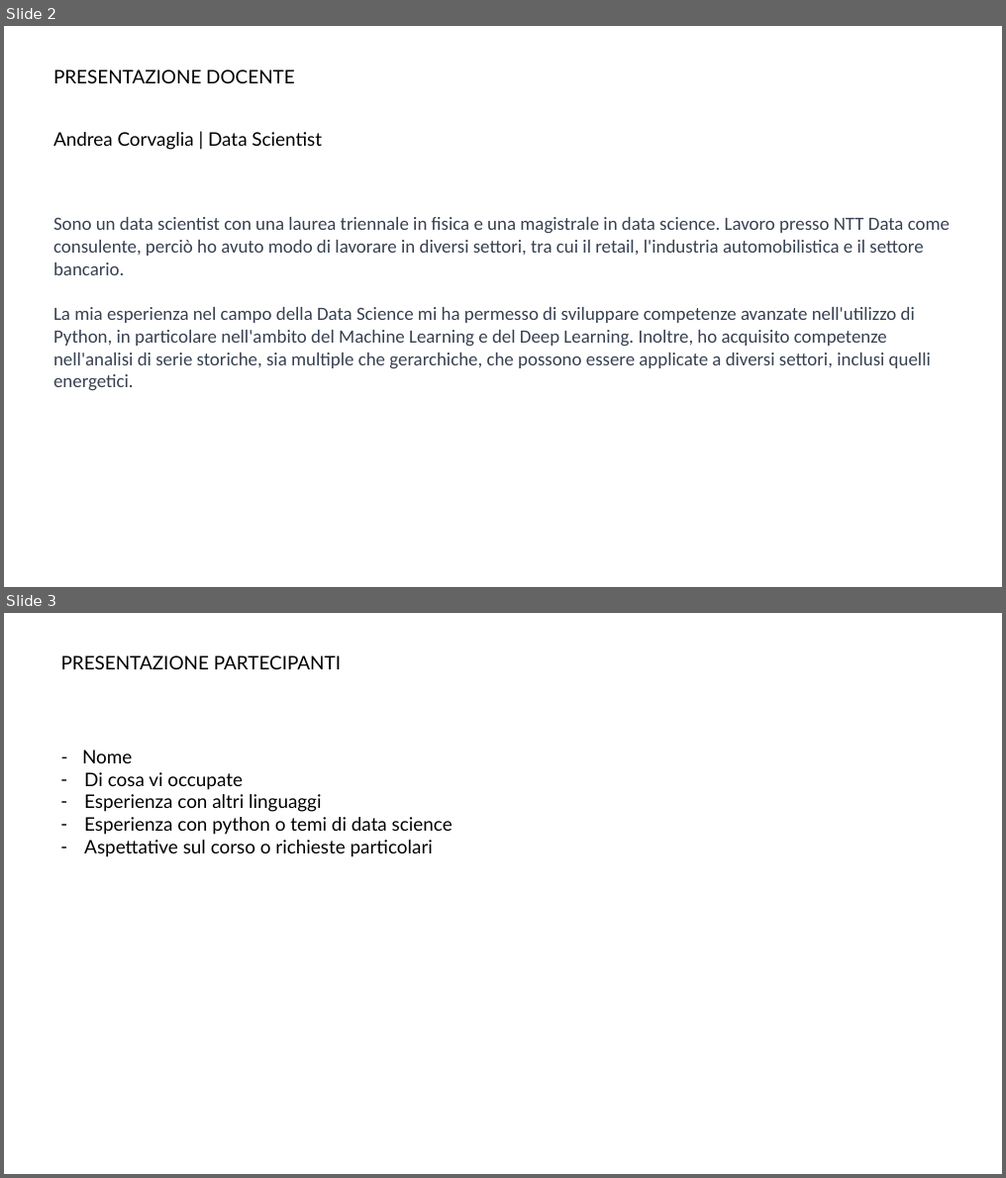
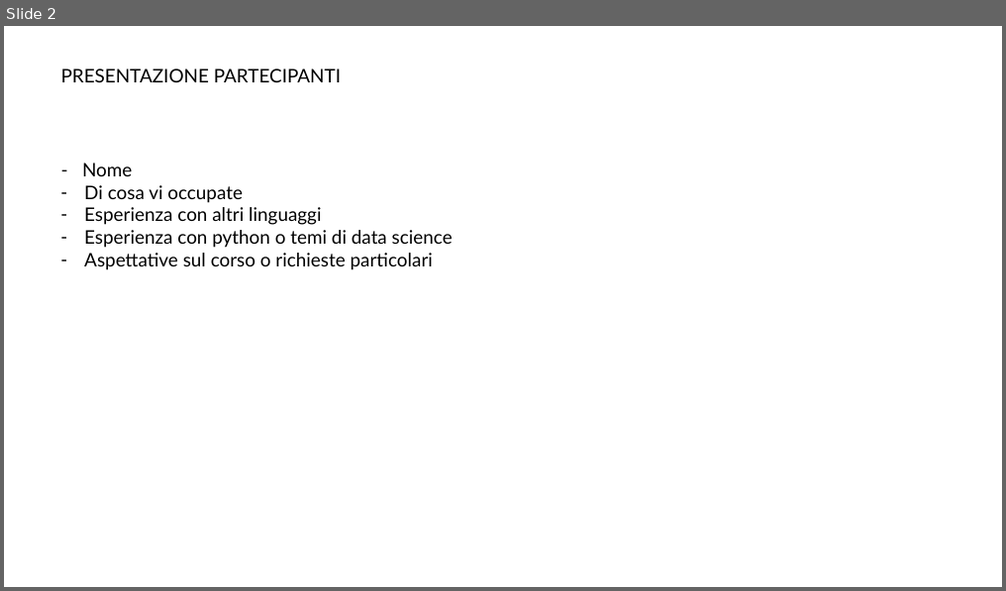
Before and after one commit to AndreaCorvaglia0/python-base, a slide deck: Presentazione_python_base.pptx. Shown one above the other, each under a label of ours: slides 2 and 3 before the commit, slide 2 after it. The pictures are 1006x1178 and 1006x591 pixels, drawn with LibreOffice and Linux fonts; fonts in the diff are those of the drawing; background and template pictures are left out. Boxes give left, top, right and bottom in pixels: in the first picture for what was removed or moved away, otherwise in the second. Text is boxed around its words. In the diff, an @@ line names an element or a change of style, - is before the commit and + after.

```diff
--- a/Presentazione_python_base.pptx
+++ b/Presentazione_python_base.pptx
@@ slide 2 removed at [4, 26, 1002, 587], background picture (left out) @@
@@ text removed at [54, 70, 294, 83] @@
-PRESENTAZIONE DOCENTE
@@ text removed at [54, 132, 322, 150] @@
-Andrea Corvaglia | Data Scientist
@@ text removed at [54, 217, 949, 391] @@
-Sono un data scientist con una laurea triennale in fisica e una magistrale in data science. Lavoro presso NTT Data come consulente, perciò ho avuto modo di lavorare in diversi settori, tra cui il retail, l'industria automobilistica e il settore bancario.
-La mia esperienza nel campo della Data Science mi ha permesso di sviluppare competenze avanzate nell'utilizzo di Python, in particolare nell'ambito del Machine Learning e del Deep Learning. Inoltre, ho acquisito competenze nell'analisi di serie storiche, sia multiple che gerarchiche, che possono essere applicate a diversi settori, inclusi quelli energetici.
@@ what was slide 3 is now slide 2 @@
```
Also in this commit, not shown: 7 slides changed.
